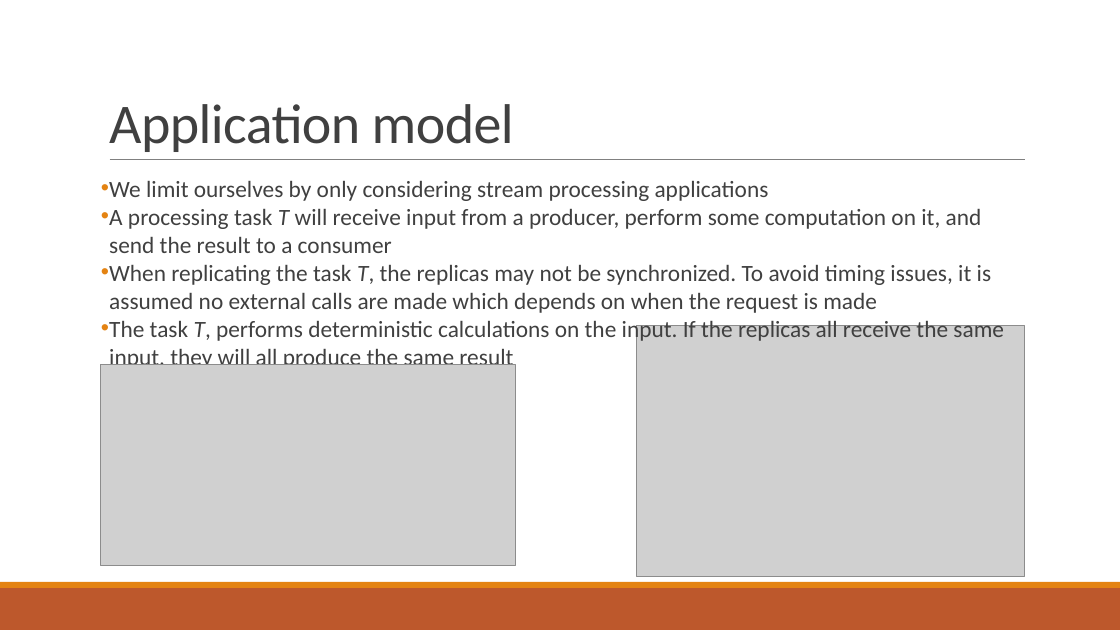
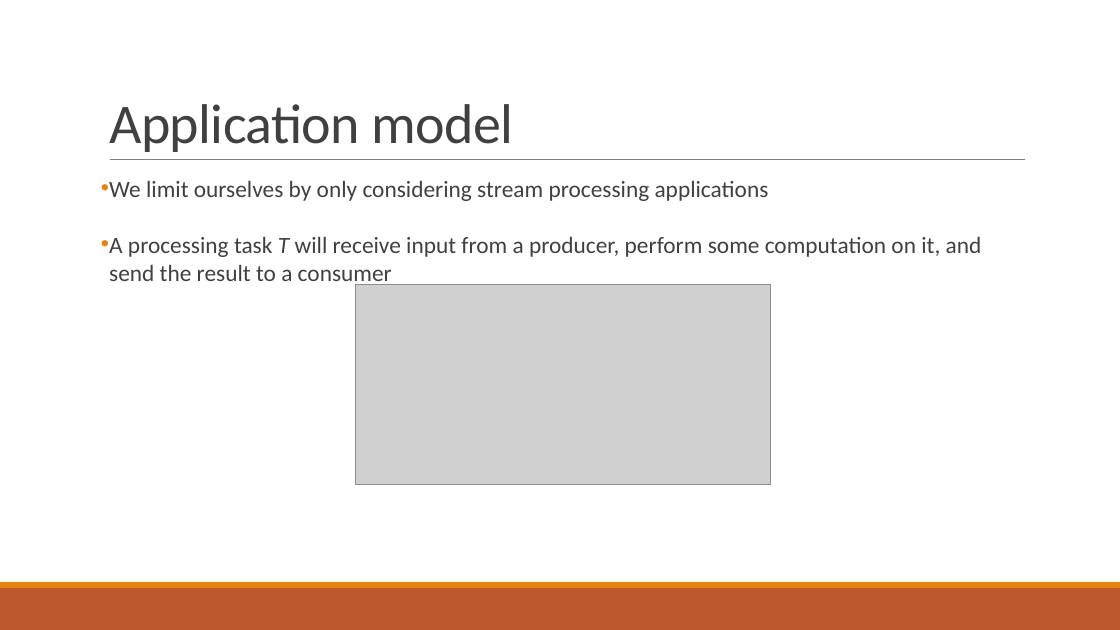
Before and after one commit to PStahl/master_thesis, a slide deck: slide 5 of presentation/presentation2.pptx. Drawn at 1120x630 pixels with LibreOffice and Linux fonts; fonts in the diff are those of the drawing; grey boxes stand for pictures. Boxes give left, top, right and bottom in pixels: in the first picture for what was removed or moved away, otherwise in the second. Text is boxed around its words. In the diff, an @@ line names an element or a change of style, - is before the commit and + after.

Commit message:
update presentation2

```diff
--- a/presentation/presentation2.pptx
+++ b/presentation/presentation2.pptx
@@ text at (109, 265, 1004, 371): paragraphs removed @@
-• When replicating the task T, the replicas may not be synchronized. To avoid timing issues, it is assumed no external calls are made which depends on when the request is made
-• The task T, performs deterministic calculations on the input. If the replicas all receive the same input, they will all produce the same result
@@ picture: place and size @@
-picture at (101, 365, 516, 565)
+picture at (355, 284, 770, 485)
@@ picture removed at (637, 325, 1025, 576) @@
```
Also in this commit, not shown: 2 other slides changed, 1 slide added, 1 slide removed.
